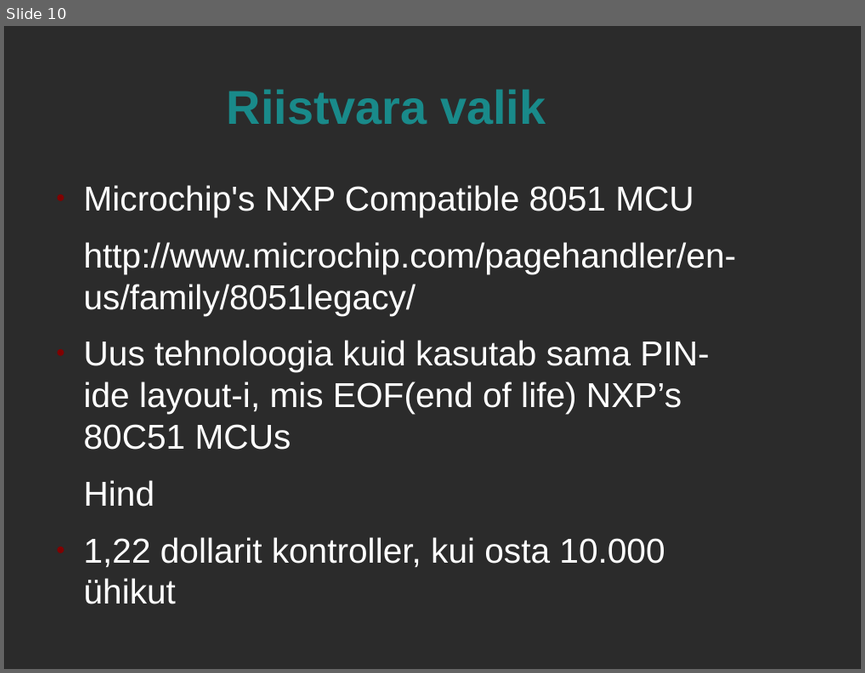
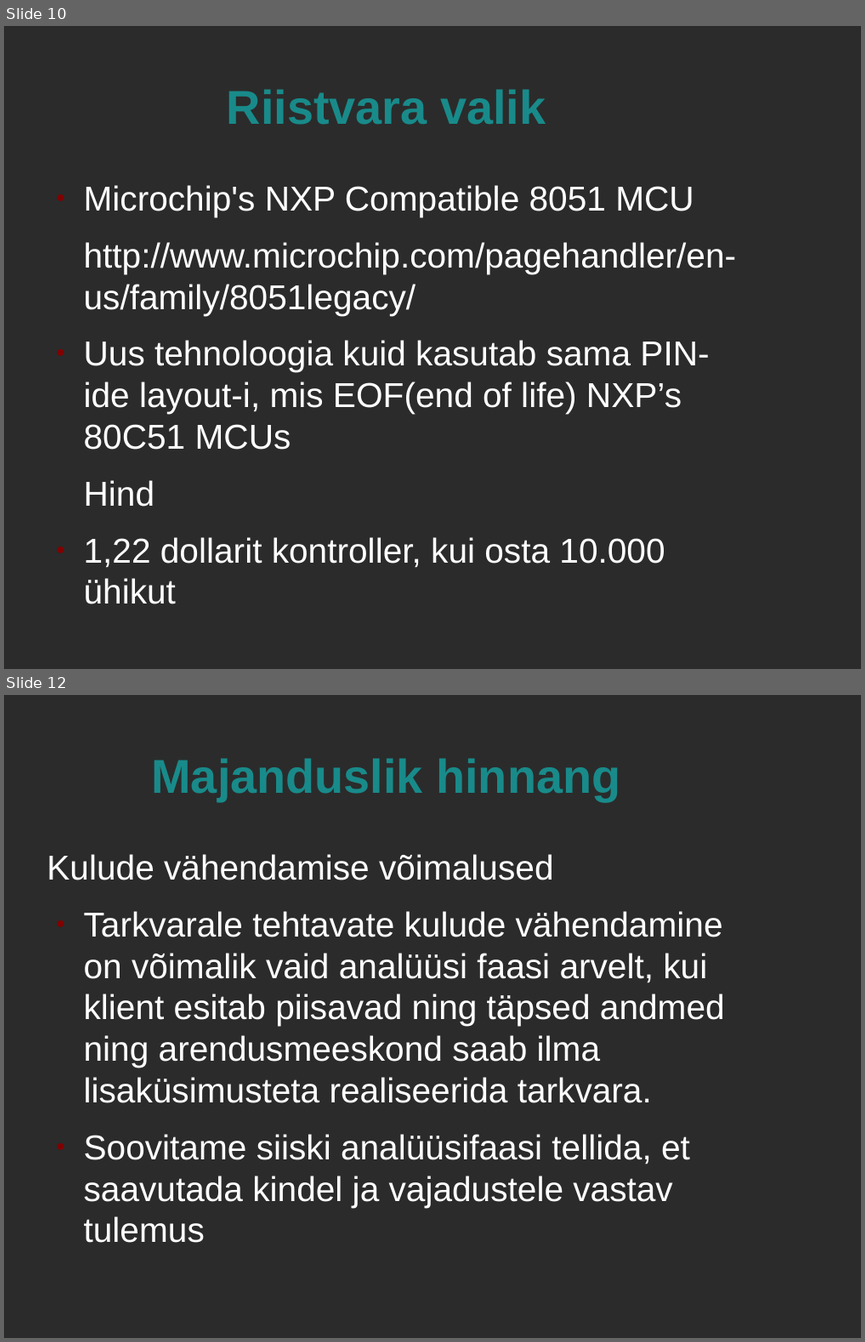
Before and after one commit to andresmets/riistvara, a slide deck: valgusfoor/presentatsioon.odp. Shown one above the other, each under a label of ours: slide 10 before the commit, slides 10 and 12 after it; the slides between them are not shown. The pictures are 865x673 and 865x1342 pixels, drawn with LibreOffice and Linux fonts; fonts in the diff are those of the drawing; background and template pictures are left out; a plain dark background stands for a picture behind light text. Boxes give left, top, right and bottom in pixels: in the first picture for what was removed or moved away, otherwise in the second. Text is boxed around its words. In the diff, an @@ line names an element or a change of style, - is before the commit and + after.

```diff
--- a/valgusfoor/presentatsioon.odp
+++ b/valgusfoor/presentatsioon.odp
@@ slide 12 added at box(4, 695, 861, 1338), background picture (left out) @@
@@ title added at box(151, 758, 620, 801), 44 pt, text #198A8A, bold @@
+Majanduslik hinnang
@@ text added at box(46, 854, 725, 1242), 32 pt, text #FFFFFF @@
+Kulude vähendamise võimalused
+● Tarkvarale tehtavate kulude vähendamine on võimalik vaid analüüsi faasi arvelt, kui klient esitab piisavad ning täpsed andmed ning arendusmeeskond saab ilma lisaküsimusteta realiseerida tarkvara.
+● Soovitame siiski analüüsifaasi tellida, et saavutada kindel ja vajadustele vastav tulemus
```
Also in this commit, not shown: 1 other slide added, 2 slides removed.
